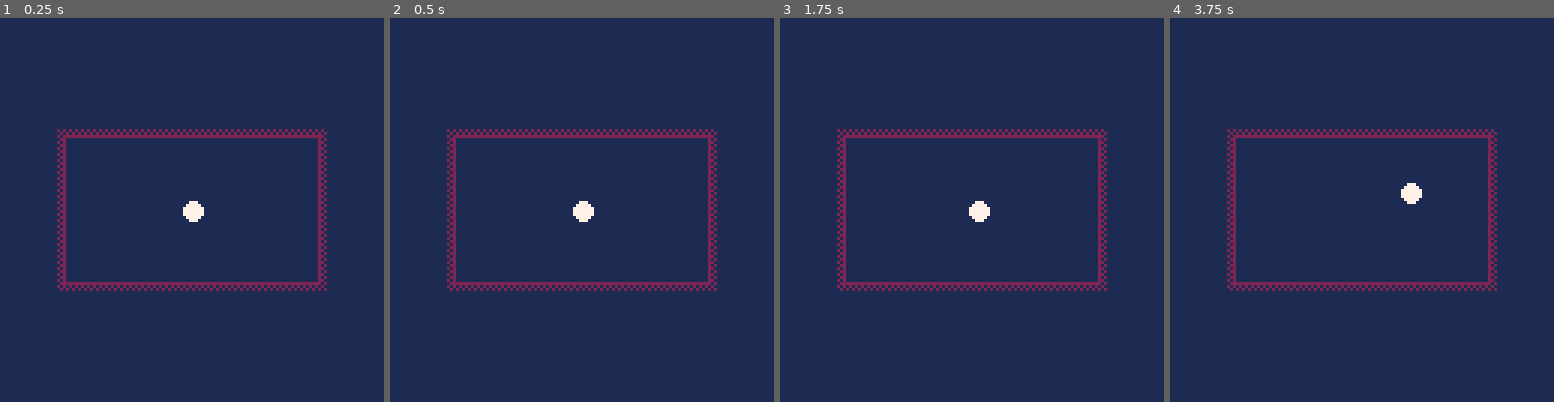
Above: before the commit, frames 1-4 (left to right).
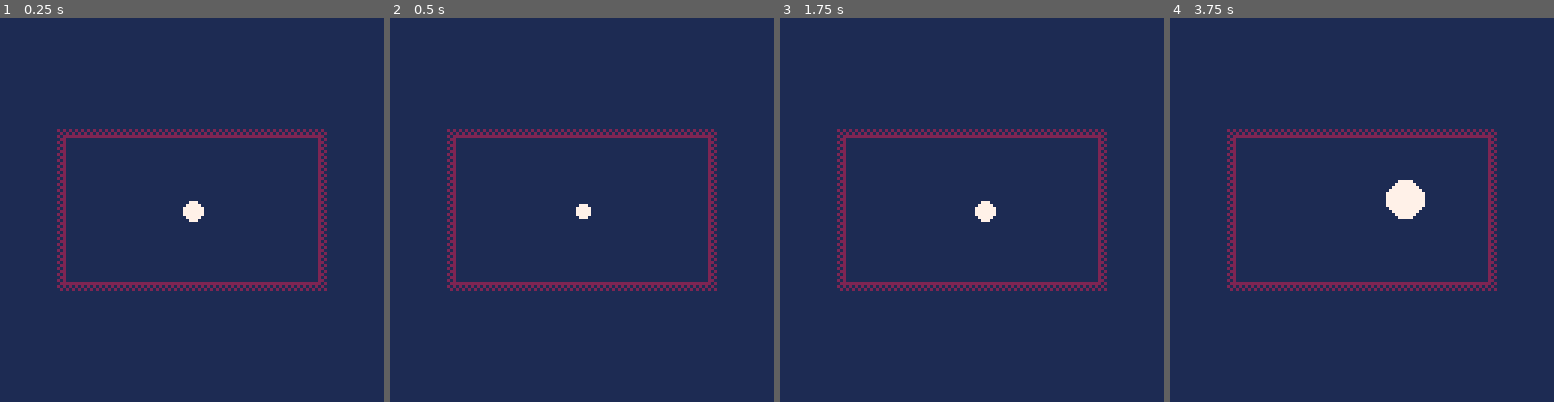
Above: after the commit, the same moments.

Repository: pancelor/nokiajam-pico8-template
Game: PICO-8 cartridge nokia_template.p8
Same seed, same stepped clock (60 frames per second), same inputs: the game is played once before the commit and once after it.
Inputs:
- Up to frame 1 (0.25 s): no input
- Up to frame 2 (0.5 s): tap X (X key) at 0.33 s
- Up to frame 3 (1.75 s): tap O (Z key) at 0.7, 1.7 s; tap X (X key) at 1.07 s; hold Right from 1.6 s (still down)
- Up to frame 4 (3.75 s): tap X (X key) at 1.85, 2.97 s; release Right at 2.1 s; tap O (Z key) every 0.4 s from 2.1 to 3.7 s; hold Up 2.15-2.42 s; hold Right 2.47-3.03 s; hold Left 3.08-3.58 s; hold Down from 3.63 s (still down)

Frame 1 is identical in both runs. In frame 2, 0.1% of the frame differs, in the area x 47-54%, y 47-54%; in frame 3, 0.2%; in frame 4, 0.6%, in the area x 56-67%, y 42-53%.

Commit message:
15fps attempt
pause menu suppression isn't working

Diff:
--- a/nokia_template.p8
+++ b/nokia_template.p8
@@ -12,36 +12,51 @@
 ply = 24
 plr = 3
 
-function _update()
+function update_draw()
 	-- read input
 	local dx = tonum(btn(1))-tonum(btn(0))
 	local dy = tonum(btn(3))-tonum(btn(2))
 	-- move
 	plx += dx*2
 	ply += dy*2
+	if btnp(4) then plr+=1 end
+	if btnp(5) then plr-=1 end
 	-- stay inside boundaries
 	plx = mid(plr,83-plr, plx)
 	ply = mid(plr,47-plr, ply)
+	if btn(6) then
+		poke(0x5f30,1)
+	printh("hello")
+	end
+	-- draw
+	-- use colors 1 and 7
+	cls(1)
+	circfill(plx,ply,plr,7)
 end
 
-function _draw()
-	-- nokia3310 stuff
-	if(btn(6)) poke(0x5f30,1)
-	flip() --15fps
-	if(btn(6)) poke(0x5f30,1)
+-->8
+-- this must be in the last tab
+
+-- can't use a normal _update/_draw loop
+-- because we want 15fps
+_set_fps(15)
+while 1 do
+	-- suppress pause menu -- black is visible
 	camera(-22,-40) --align pause menu
 
-	-- draw game; use colors 1 and 7
-	cls(1)
-	circfill(plx,ply,plr,7)
+	update_draw()
 
-	-- dev boundary - purple region will not be visible
+	-- dev boundary
+	-- purple region will not be visible
 	rect(-1,-1,84,48,2)
 	fillp(▒)
 	rect(-2,-2,85,49,2)
 	rect(-3,-3,86,50,2)
 	fillp()
+
+	flip()
 end
+
 __gfx__
 00000000000000000000000000000000000000000000000000000000000000000000000000000000000000000000000000000000000000000000000000000000
 00000000000000000000000000000000000000000000000000000000000000000000000000000000000000000000000000000000000000000000000000000000
Not shown, changed: README.md
